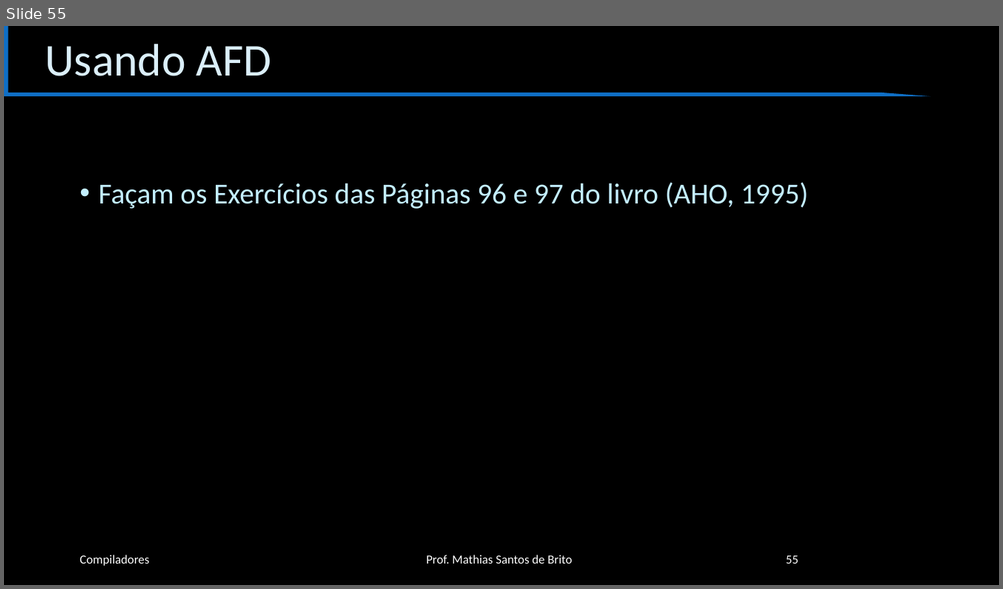
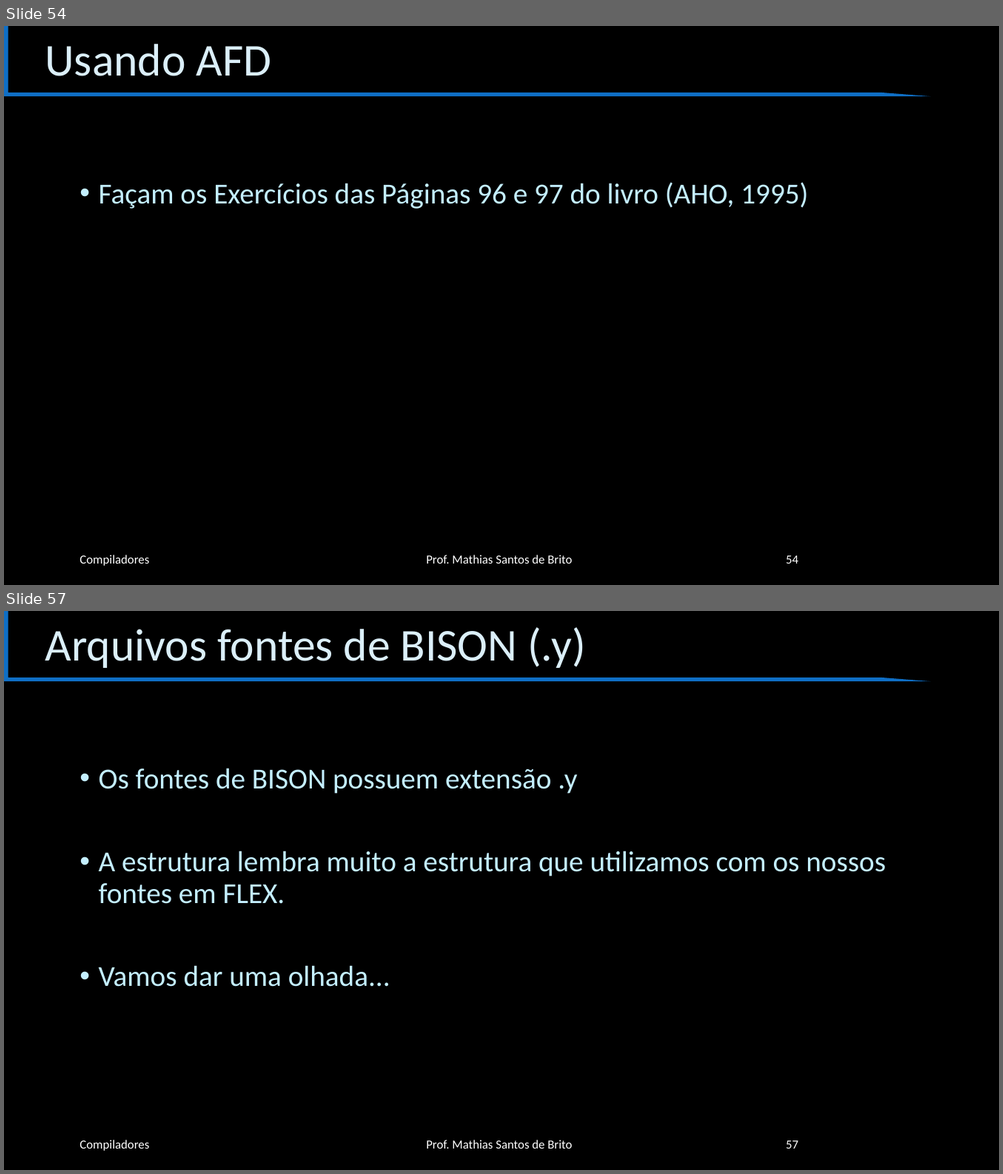
Before and after one commit to cet058-Org/2019.1, a slide deck: slides.pptx. Shown one above the other, each under a label of ours: slide 55 before the commit, slides 54 and 57 after it; the slides between them are not shown. The pictures are 1003x589 and 1003x1174 pixels, drawn with LibreOffice and Linux fonts; fonts in the diff are those of the drawing; background and template pictures are left out. Boxes give left, top, right and bottom in pixels: in the first picture for what was removed or moved away, otherwise in the second. Text is boxed around its words. In the diff, an @@ line names an element or a change of style, - is before the commit and + after.

```diff
--- a/slides.pptx
+++ b/slides.pptx
@@ slide 57 added at box(4, 611, 999, 1170), background #000000; not listed: 1 template element that a slide beside it also shows @@
@@ title added at box(45, 627, 585, 668), 44 pt, text #DBEFF9 @@
+Arquivos fontes de BISON (.y)
@@ text added at box(99, 768, 885, 987), 28 pt, text #C4EFFF @@
+• Os fontes de BISON possuem extensão .y
+• A estrutura lembra muito a estrutura que utilizamos com os nossos fontes em FLEX.
+• Vamos dar uma olhada...
@@ text added at box(79, 1140, 149, 1151), 12 pt, text #FFFFFF @@
+Compiladores
@@ text added at box(426, 1140, 572, 1149), 12 pt, text #FFFFFF @@
+Prof. Mathias Santos de Brito
@@ page number added at box(785, 1141, 798, 1149), 12 pt, text #FFFFFF @@
+57
@@ what was slide 55 is now slide 54 @@
@@ page number at box(785, 556, 798, 564): text changed @@
-55
+54
```
Also in this commit, not shown: 2 slides changed, 7 other slides added.
